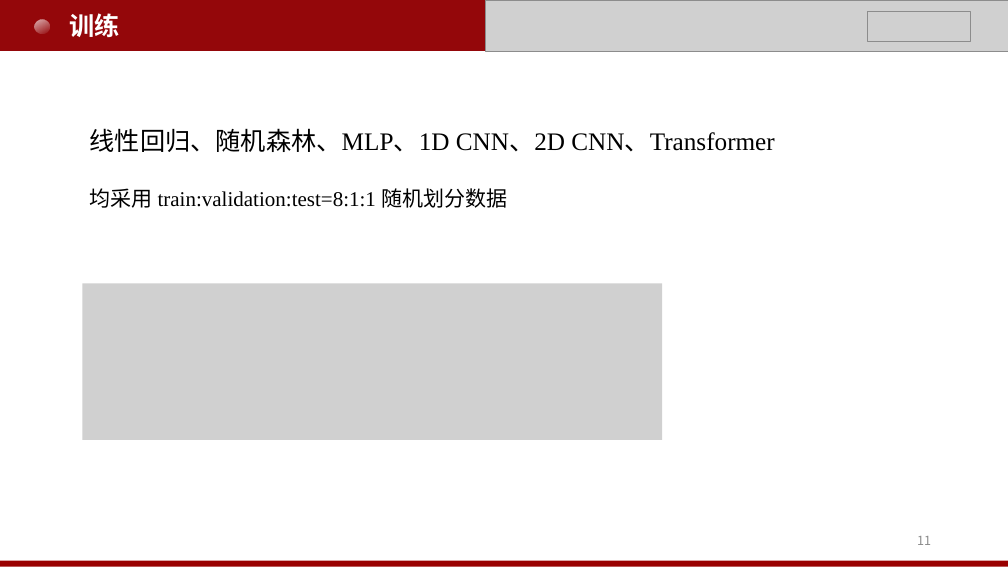
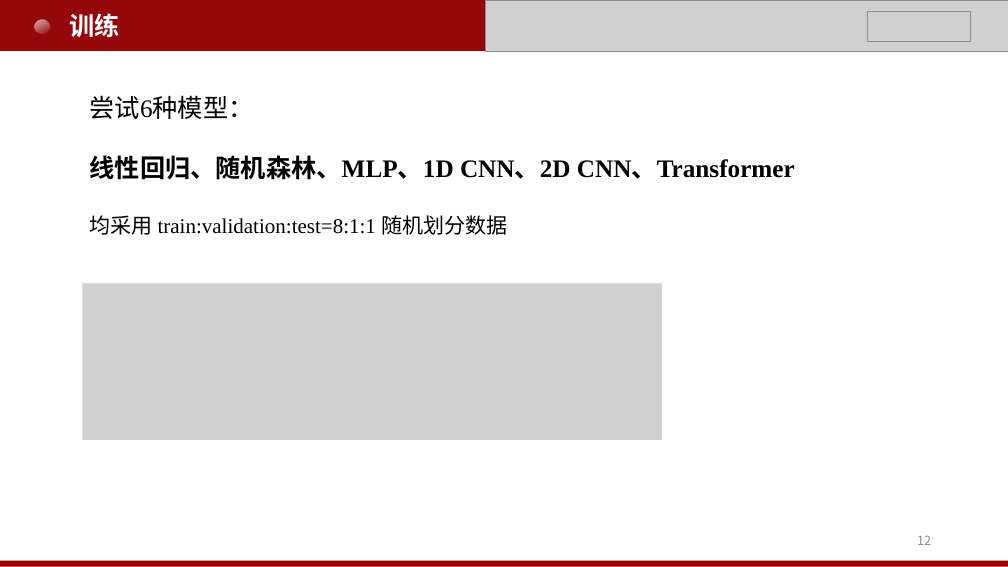
Before and after one commit to WYL-PKU/WYL-PKU.github.io, a slide deck: slide 12 of pdf/PASRML/王艺霖_基于机器学习的行星大气光谱反演.pptx (slide 11 before the commit). Drawn at 1008x567 pixels with LibreOffice and Linux fonts; fonts in the diff are those of the drawing; grey boxes stand for pictures. Boxes give left, top, right and bottom in pixels: in the first picture for what was removed or moved away, otherwise in the second. Text is boxed around its words. In the diff, an @@ line names an element or a change of style, - is before the commit and + after.

```diff
--- a/pdf/PASRML/王艺霖_基于机器学习的行星大气光谱反演.pptx
+++ b/pdf/PASRML/王艺霖_基于机器学习的行星大气光谱反演.pptx
@@ text "尝试6种模型：": place and size @@
-text "尝试6种模型：" at [90, 128, 774, 208]
+text "尝试6种模型：" at [90, 95, 795, 235]
@@ text at [90, 95, 254, 119]: paragraph added @@
+尝试6种模型：
@@ text at [90, 155, 795, 180]: bold on in "线性回归、随机森林、MLP、1D CNN、2D CNN、Transformer" @@
@@ page number at [917, 536, 931, 545]: text changed @@
-11
+12
```
Also in this commit, not shown: 1 other slide changed, 1 slide added, 2 other files.
